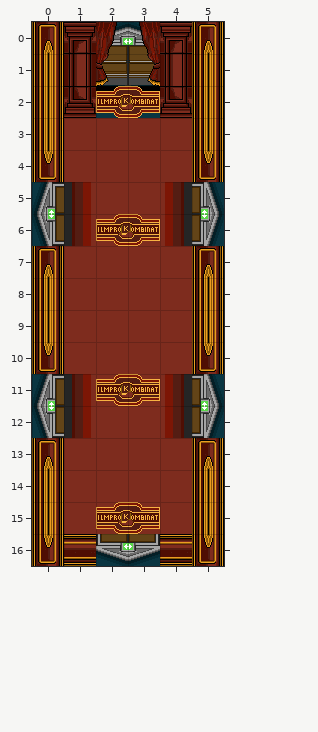
Tiled map (JSON): Stage/Galarie.json. This is how it looked before the edit.
Cells are 32x32 px. Shown: x 0..5, y 0..16.
After:
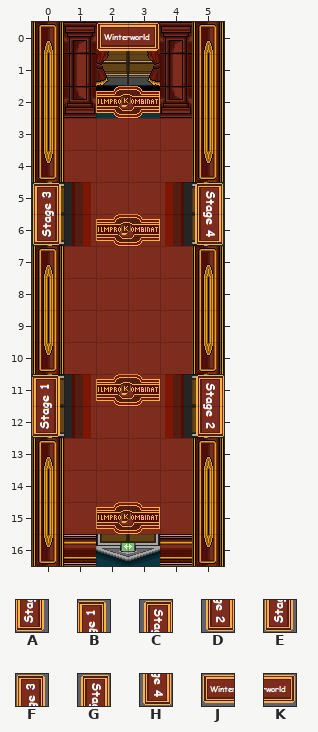
Key: from "Stage_schilder": A 4 turned 270, B 5 turned 270, C 6 turned 90, D 7 turned 90, E 8 turned 270, F 9 turned 270, G 10 turned 90, H 11 turned 90, J 16, K 17.
_ is an empty cell.
Tiles of an added or newly shown layer are drawn over the layers below it.
Changes in this commit:
Layer "Schilder/Stage-schilder" (added):
The edit adds tile A in row 12 at x 0.
The edit adds tile B in row 11 at x 0.
The edit adds tile C in row 11 at x 5.
The edit adds tile D in row 12 at x 5.
The edit adds tile E in row 6 at x 0.
The edit adds tile F in row 5 at x 0.
The edit adds tile G in row 5 at x 5.
The edit adds tile H in row 6 at x 5.
The edit adds tile J in row 0 at x 2.
The edit adds tile K in row 0 at x 3.
Pixel boxes of the changes (left, top, right, bottom) in both pictures:
added: (97, 23, 159, 51)
added: (33, 183, 61, 245)
added: (195, 183, 223, 245)
added: (32, 375, 60, 437)
added: (196, 375, 224, 437)
